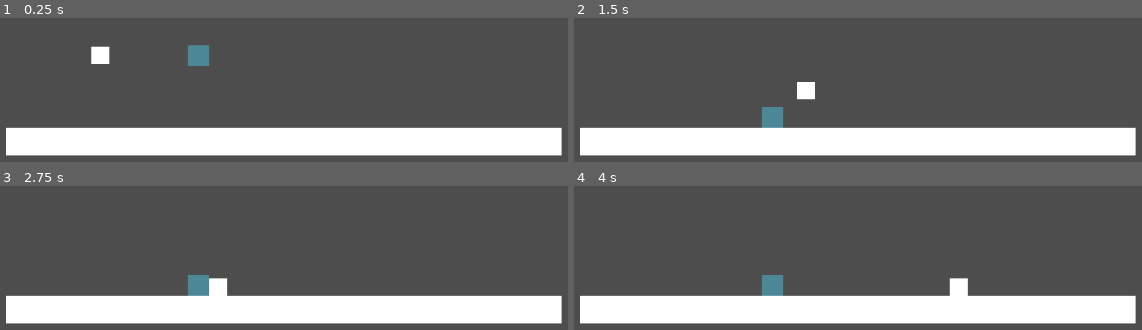
Above: before the commit, frames 1-4 (two rows, left to right).
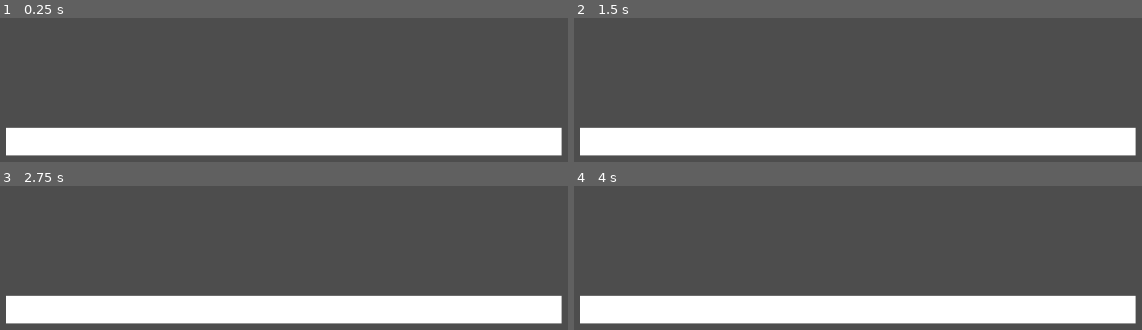
Above: after the commit, the same moments.

Repository: ElrohirGT/VideojuegosProyecto2
Game: Godot game, scene res://Scenes/level_1.tscn
The game is run twice, just before and just after one commit, with the same random seed, the same clock (stepped at 60 frames per second) and the same inputs.
Inputs:
- Up to frame 1 (0.25 s): no input
- Up to frame 2 (1.5 s): hold Right (ui_right) from 0.53 s (still down); tap Up (ui_up) at 0.77 s
- Up to frame 3 (2.75 s): tap Up (ui_up) at 1.52 s; release Right (ui_right) at 2.03 s; hold Left (ui_left) from 2.03 s (still down)
- Up to frame 4 (4 s): release Left (ui_left) at 2.78 s; hold Right (ui_right) from 2.78 s (still down); tap Up (ui_up) at 3.02, 3.77 s

The runs differ from the first frame. In frame 1, 1.0% of the frame differs, in the area x 16-37%, y 18-34%; in frame 2, 0.9%; in frame 3, 1.0%; in frame 4, 1.0%, in the area x 33-70%, y 61-77%.

Commit message:
feat: Added test gameplay

Diff:
--- a/Prefabs/Player1.tscn
+++ b/Prefabs/Player1.tscn
@@ -1,17 +1,14 @@
-[gd_scene load_steps=3 format=3 uid="uid://uo7y664uhi7n"]
+[gd_scene format=3 uid="uid://uo7y664uhi7n"]
 
 [ext_resource type="Script" uid="uid://05xhj6y2rvnf" path="res://Scripts/player.gd" id="1_rpqav"]
 
 [sub_resource type="RectangleShape2D" id="RectangleShape2D_rpqav"]
 size = Vector2(26, 25)
 
-[node name="Player" type="CharacterBody2D"]
+[node name="Player" type="CharacterBody2D" unique_id=1808111490]
 script = ExtResource("1_rpqav")
 
-[node name="CollisionShape2D" type="CollisionShape2D" parent="."]
+[node name="CollisionShape2D" type="CollisionShape2D" parent="." unique_id=1406268912]
 position = Vector2(13, 12.5)
 shape = SubResource("RectangleShape2D_rpqav")
-
-[node name="ColorRect" type="ColorRect" parent="."]
-offset_right = 26.0
-offset_bottom = 25.0
+debug_color = Color(0.8863375, 0.00029860318, 0.8066901, 0.41960785)
--- a/Prefabs/Player2.tscn
+++ b/Prefabs/Player2.tscn
@@ -1,15 +1,13 @@
-[gd_scene load_steps=2 format=3 uid="uid://d2wk4cxnh4ckx"]
+[gd_scene format=3 uid="uid://d2wk4cxnh4ckx"]
+
+[ext_resource type="Script" uid="uid://b8lvyyfl7281s" path="res://Scripts/player_2.gd" id="1_12y2i"]
 
 [sub_resource type="RectangleShape2D" id="RectangleShape2D_561jk"]
 size = Vector2(31, 30)
 
-[node name="Player2" type="CharacterBody2D"]
+[node name="Player2" type="CharacterBody2D" unique_id=1850135642]
+script = ExtResource("1_12y2i")
 
-[node name="CollisionShape2D" type="CollisionShape2D" parent="."]
+[node name="CollisionShape2D" type="CollisionShape2D" parent="." unique_id=1028695662]
 position = Vector2(15.5, 15)
 shape = SubResource("RectangleShape2D_561jk")
-
-[node name="ColorRect" type="ColorRect" parent="."]
-offset_right = 31.0
-offset_bottom = 30.0
-color = Color(0.29352283, 0.5287664, 0.5850121, 1)
--- /dev/null
+++ b/Scenes/color_change_example.tscn
@@ -0,0 +1,100 @@
+[gd_scene format=3 uid="uid://bihqc1yq0bxo3"]
+
+[ext_resource type="PackedScene" uid="uid://uo7y664uhi7n" path="res://Prefabs/Player1.tscn" id="1_674eg"]
+[ext_resource type="PackedScene" uid="uid://d2wk4cxnh4ckx" path="res://Prefabs/Player2.tscn" id="2_l14sa"]
+[ext_resource type="Script" uid="uid://duqjvwk83pu5j" path="res://Scripts/obstacule.gd" id="3_ikk10"]
+[ext_resource type="Script" uid="uid://bxdc1gy6moh6i" path="res://Scripts/orb.gd" id="4_b6b3g"]
+[ext_resource type="Script" uid="uid://bab0nufhq65x7" path="res://Scenes/event_bus.gd" id="5_p0ik2"]
+
+[sub_resource type="RectangleShape2D" id="RectangleShape2D_674eg"]
+size = Vector2(1182, 20)
+
+[sub_resource type="CircleShape2D" id="CircleShape2D_b6b3g"]
+radius = 16.124516
+
+[sub_resource type="RectangleShape2D" id="RectangleShape2D_l14sa"]
+size = Vector2(30.5, 325.5)
+
+[sub_resource type="RectangleShape2D" id="RectangleShape2D_p0ik2"]
+size = Vector2(30, 285)
+
+[sub_resource type="CircleShape2D" id="CircleShape2D_p0ik2"]
+radius = 15.132746
+
+[node name="ColorChangeExample" type="Node2D" unique_id=452319417]
+
+[node name="Player" parent="." unique_id=583082943 instance=ExtResource("1_674eg")]
+position = Vector2(113, 579)
+
+[node name="Player2" parent="." unique_id=1850135642 instance=ExtResource("2_l14sa")]
+position = Vector2(1010, 137)
+
+[node name="Ground" type="RigidBody2D" parent="." unique_id=355906875]
+gravity_scale = 0.0
+
+[node name="CollisionShape2D" type="CollisionShape2D" parent="Ground" unique_id=619187618]
+position = Vector2(581, 643)
+shape = SubResource("RectangleShape2D_674eg")
+debug_color = Color(0, 0, 0, 0.41960785)
+
+[node name="Divider" type="RigidBody2D" parent="." unique_id=1079936886]
+position = Vector2(-3, -305)
+gravity_scale = 0.0
+
+[node name="CollisionShape2D" type="CollisionShape2D" parent="Divider" unique_id=1537928881]
+position = Vector2(581, 643)
+shape = SubResource("RectangleShape2D_674eg")
+debug_color = Color(0, 0, 0, 0.41960785)
+
+[node name="TopHalf" type="Node2D" parent="." unique_id=619010988]
+
+[node name="Orb" type="Area2D" parent="TopHalf" unique_id=1979893130]
+position = Vector2(263, 588)
+script = ExtResource("4_b6b3g")
+color = 1
+
+[node name="CollisionShape2D" type="CollisionShape2D" parent="TopHalf/Orb" unique_id=1063889100]
+shape = SubResource("CircleShape2D_b6b3g")
+debug_color = Color(0.8573901, 0.0007373631, 0.8835215, 0.41960785)
+
+[node name="Obstacule" type="Node2D" parent="TopHalf" unique_id=1010464322]
+
+[node name="StaticBody2D" type="StaticBody2D" parent="TopHalf/Obstacule" unique_id=1067715783]
+script = ExtResource("3_ikk10")
+obstacle_color = 1
+
+[node name="CollisionShape2D" type="CollisionShape2D" parent="TopHalf/Obstacule/StaticBody2D" unique_id=1146208516]
+position = Vector2(738, 165)
+shape = SubResource("RectangleShape2D_l14sa")
+debug_color = Color(0.8748489, 0.00043837487, 0.8386524, 0.41960785)
+
+[node name="BottomHalf" type="Node2D" parent="." unique_id=1825322611]
+
+[node name="Obstacle" type="Node2D" parent="BottomHalf" unique_id=624667966]
+
+[node name="StaticBody2D" type="StaticBody2D" parent="BottomHalf/Obstacle" unique_id=2102018699]
+script = ExtResource("3_ikk10")
+obstacle_area = 1
+
+[node name="CollisionShape2D" type="CollisionShape2D" parent="BottomHalf/Obstacle/StaticBody2D" unique_id=1560581722]
+position = Vector2(738, 490.5)
+shape = SubResource("RectangleShape2D_p0ik2")
+
+[node name="Orb" type="Area2D" parent="BottomHalf" unique_id=1397124070]
+position = Vector2(271, 269)
+script = ExtResource("4_b6b3g")
+area = 0
+
+[node name="CollisionShape2D" type="CollisionShape2D" parent="BottomHalf/Orb" unique_id=1442580559]
+shape = SubResource("CircleShape2D_p0ik2")
+
+[node name="EventBus" type="Node2D" parent="." unique_id=141161303]
+position = Vector2(1330, 353)
+script = ExtResource("5_p0ik2")
+
+[connection signal="body_entered" from="TopHalf/Orb" to="TopHalf/Orb" method="_on_body_entered"]
+[connection signal="picked_up" from="TopHalf/Orb" to="EventBus" method="_on_orb_picked_up"]
+[connection signal="body_entered" from="BottomHalf/Orb" to="BottomHalf/Orb" method="_on_body_entered"]
+[connection signal="picked_up" from="BottomHalf/Orb" to="EventBus" method="_on_orb_picked_up"]
+[connection signal="orb_picked_up" from="EventBus" to="TopHalf/Obstacule/StaticBody2D" method="_on_event_bus_orb_picked_up"]
+[connection signal="orb_picked_up" from="EventBus" to="BottomHalf/Obstacle/StaticBody2D" method="_on_event_bus_orb_picked_up"]
--- /dev/null
+++ b/Scenes/event_bus.gd
@@ -0,0 +1,7 @@
+extends Node2D
+
+signal orb_picked_up(orb_area, orb_color)
+
+
+func _on_orb_picked_up(area: Variant, color: Variant) -> void:
+	orb_picked_up.emit(area, color)
--- /dev/null
+++ b/Scripts/Model/game_enums.gd
@@ -0,0 +1,12 @@
+extends Object
+class_name GameEnums
+
+enum Colors {
+	CYAN,
+	PINK,
+}
+
+enum Areas {
+	TOP,
+	BOTTOM
+}
--- /dev/null
+++ b/Scripts/obstacule.gd
@@ -0,0 +1,12 @@
+extends Node2D
+
+@export var obstacle_color = GameEnums.Colors.CYAN
+@export var obstacle_area = GameEnums.Areas.TOP
+
+func _on_event_bus_orb_picked_up(orb_area: Variant, orb_color: Variant) -> void:
+	if obstacle_area != orb_area and obstacle_color == orb_color:
+		hide()
+		$CollisionShape2D.set_deferred("disabled", true)
+	else:
+		show()
+		$CollisionShape2D.set_deferred("disabled", false)
--- /dev/null
+++ b/Scripts/orb.gd
@@ -0,0 +1,13 @@
+extends Node2D
+
+@export var color = GameEnums.Colors.CYAN
+@export var area = GameEnums.Areas.BOTTOM
+
+signal picked_up(area, color)
+
+
+func _on_body_entered(body: Node2D) -> void:
+	hide()
+
+	picked_up.emit(area, color)
+	$CollisionShape2D.set_deferred("disabled", true)
--- /dev/null
+++ b/Scripts/screen_half.gd
@@ -0,0 +1,5 @@
+extends Node2D
+
+signal picked_up_orb(area_name, orb_color)
+
+@export var area_name = "Top"
Not shown, added: Scenes/event_bus.gd.uid
Not shown, added: Scripts/Model/game_enums.gd.uid
Not shown, added: Scripts/obstacule.gd.uid
Not shown, added: Scripts/orb.gd.uid
Not shown, added: Scripts/screen_half.gd.uid
